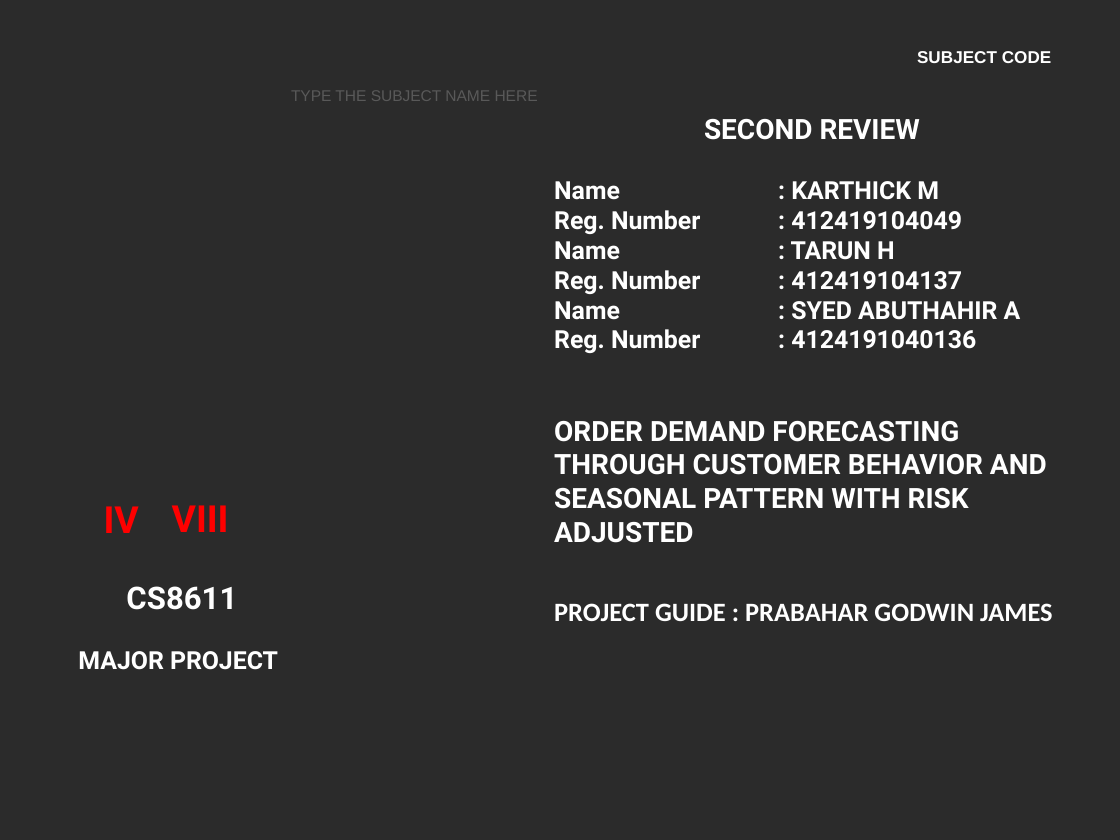
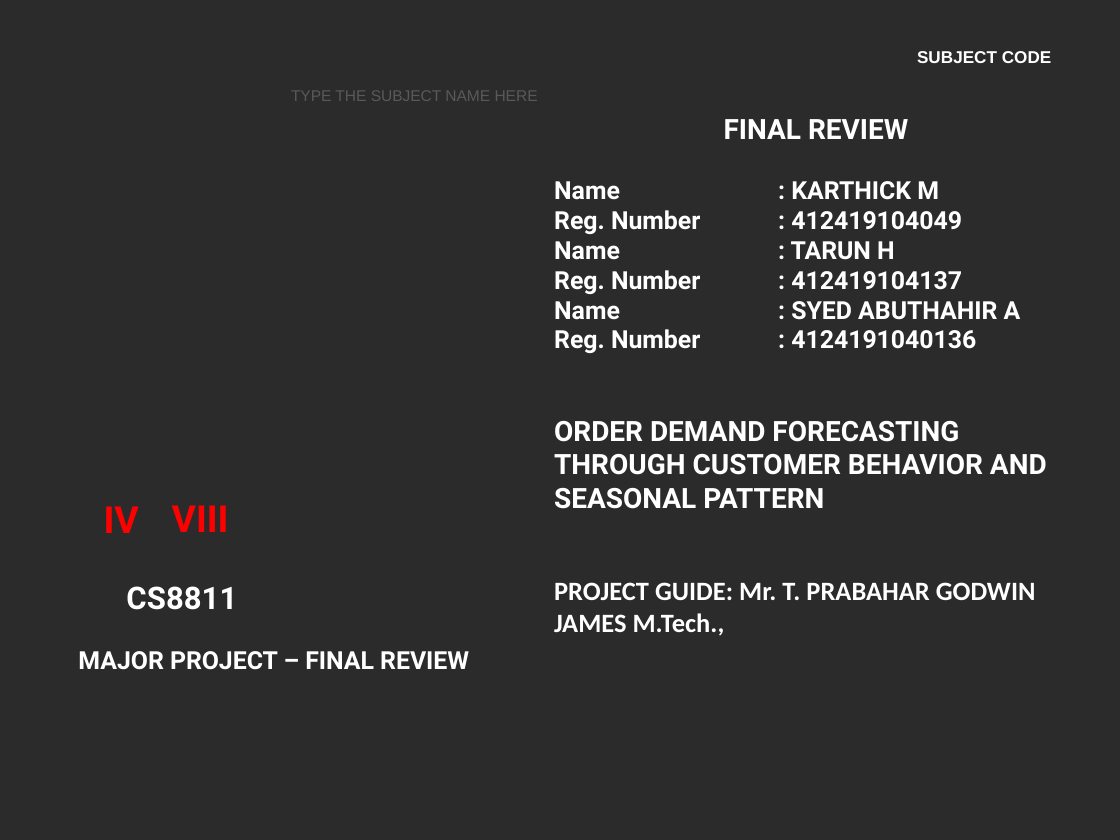
Before and after one commit to 24tarun/UG-project-Demand-Forecasting, a slide deck: slide 1 of FINAL_YEAR_PROJECT_PPT.pptx. Drawn at 1120x840 pixels with LibreOffice and Linux fonts; fonts in the diff are those of the drawing; background and template pictures are left out; a plain dark background stands for a picture behind light text. Boxes give left, top, right and bottom in pixels: in the first picture for what was removed or moved away, otherwise in the second. Text is boxed around its words. In the diff, an @@ line names an element or a change of style, - is before the commit and + after.

```diff
--- a/FINAL_YEAR_PROJECT_PPT.pptx
+++ b/FINAL_YEAR_PROJECT_PPT.pptx
@@ text at [724,119,908,139]: text changed @@
-SECOND REVIEW
+FINAL REVIEW
@@ text at [554,421,1047,509]: text changed @@
-ORDER DEMAND FORECASTING THROUGH CUSTOMER BEHAVIOR AND SEASONAL PATTERN WITH RISK ADJUSTED
+ORDER DEMAND FORECASTING THROUGH CUSTOMER BEHAVIOR AND SEASONAL PATTERN
@@ text at [126,586,237,610]: text changed @@
-CS8611
+CS8811
@@ text at [554,582,1036,635]: text changed @@
-PROJECT GUIDE : PRABAHAR GODWIN JAMES
+PROJECT GUIDE: Mr. T. PRABAHAR GODWIN JAMES M.Tech.,
@@ text at [78,651,469,670]: text changed @@
-MAJOR PROJECT
+MAJOR PROJECT – FINAL REVIEW
```
Also in this commit, not shown: 11 other slides changed, 6 slides added, 5 slides removed, 22 other files.
